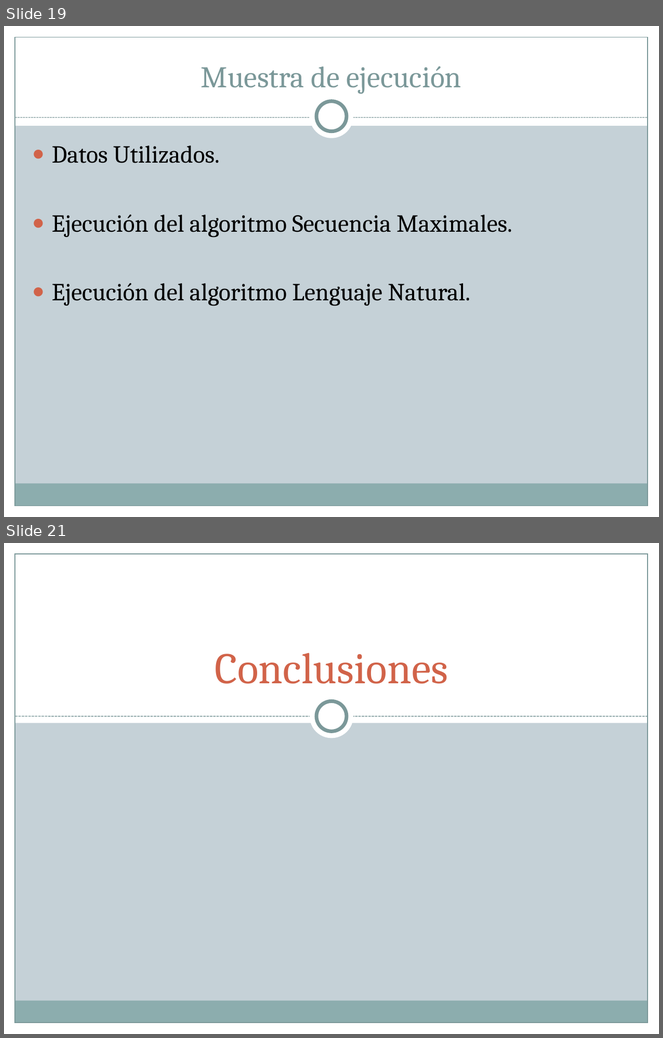
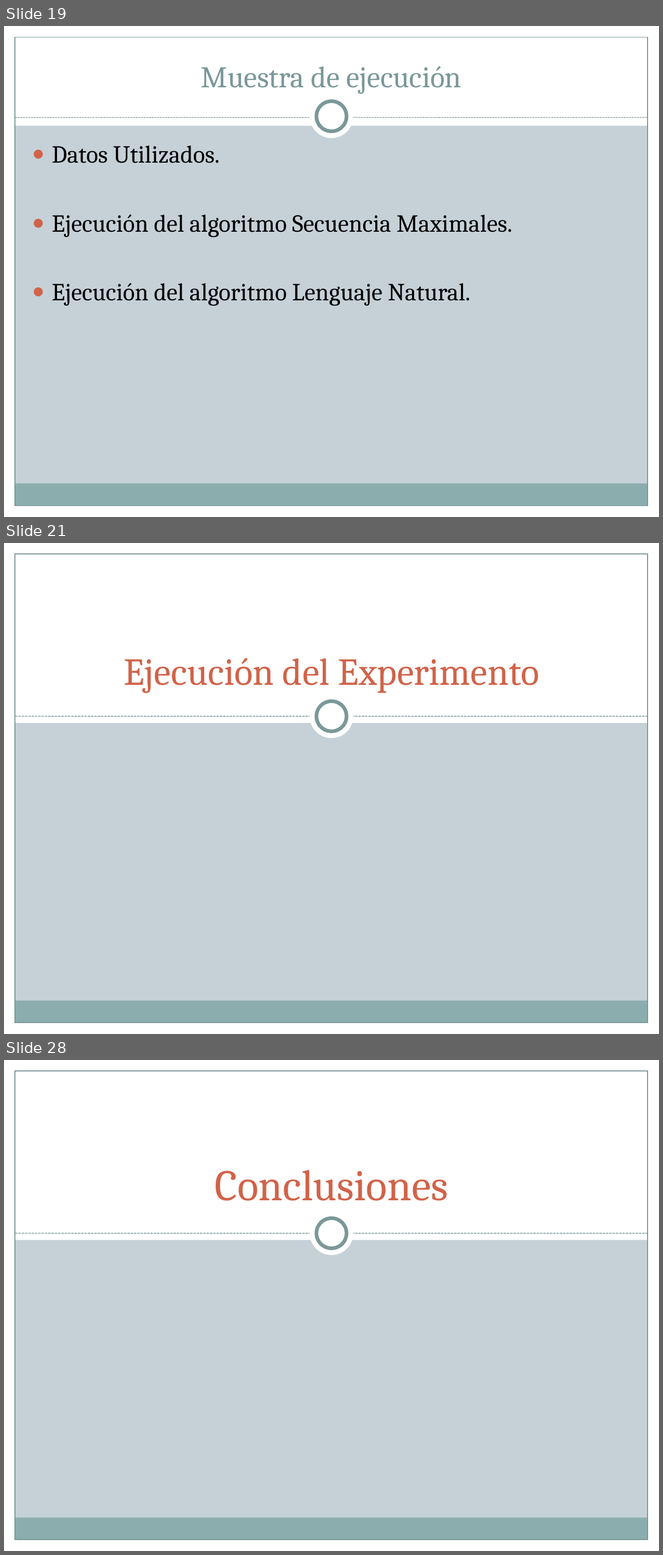
Before and after one commit to diegohttp/plagiarius, a slide deck: Lab6/Diapos HIPOTESIS.pptx. Shown one above the other, each under a label of ours: slides 19 and 21 before the commit, slides 19, 21 and 28 after it; the slides between them are not shown. The pictures are 663x1038 and 663x1555 pixels, drawn with LibreOffice and Linux fonts; fonts in the diff are those of the drawing. Boxes give left, top, right and bottom in pixels: in the first picture for what was removed or moved away, otherwise in the second. Text is boxed around its words. In the diff, an @@ line names an element or a change of style, - is before the commit and + after.

```diff
--- a/Lab6/Diapos HIPOTESIS.pptx
+++ b/Lab6/Diapos HIPOTESIS.pptx
@@ slide 21 added at (4, 543, 659, 1034), background #C5D1D7; not listed: 9 template elements that a slide beside it also shows @@
@@ title added at (124, 658, 540, 693), 42 pt, text #D16349 @@
+Ejecución del Experimento
@@ what was slide 21 is now slide 28 @@
```
Also in this commit, not shown: 4 slides changed, 6 other slides added.
